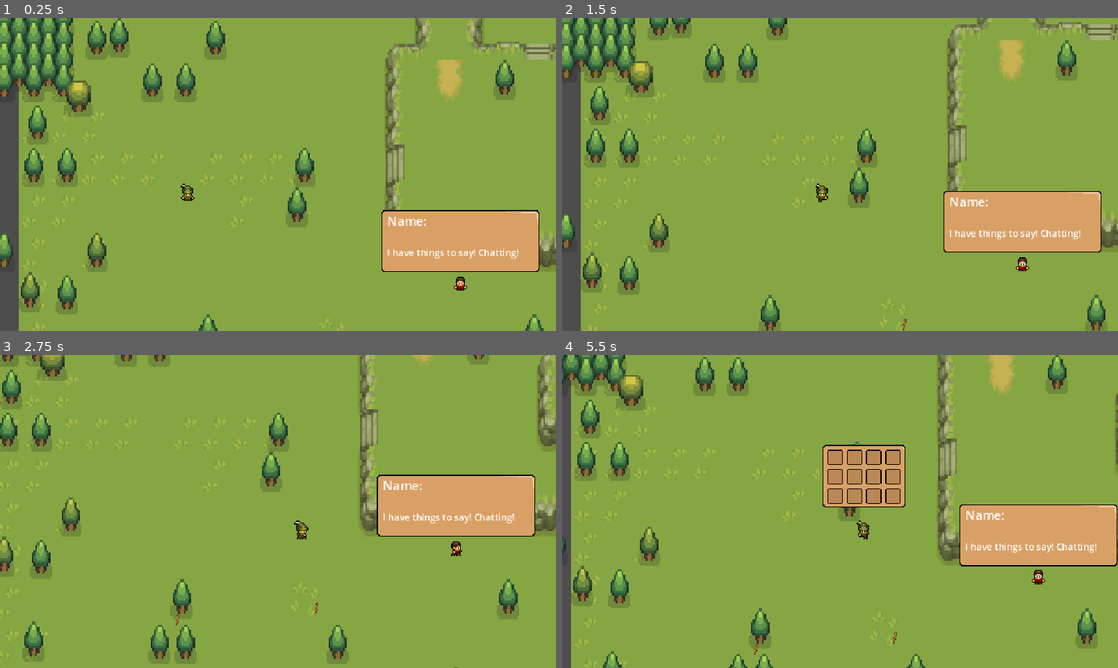
Above: before the commit, frames 1-4 (two rows, left to right).
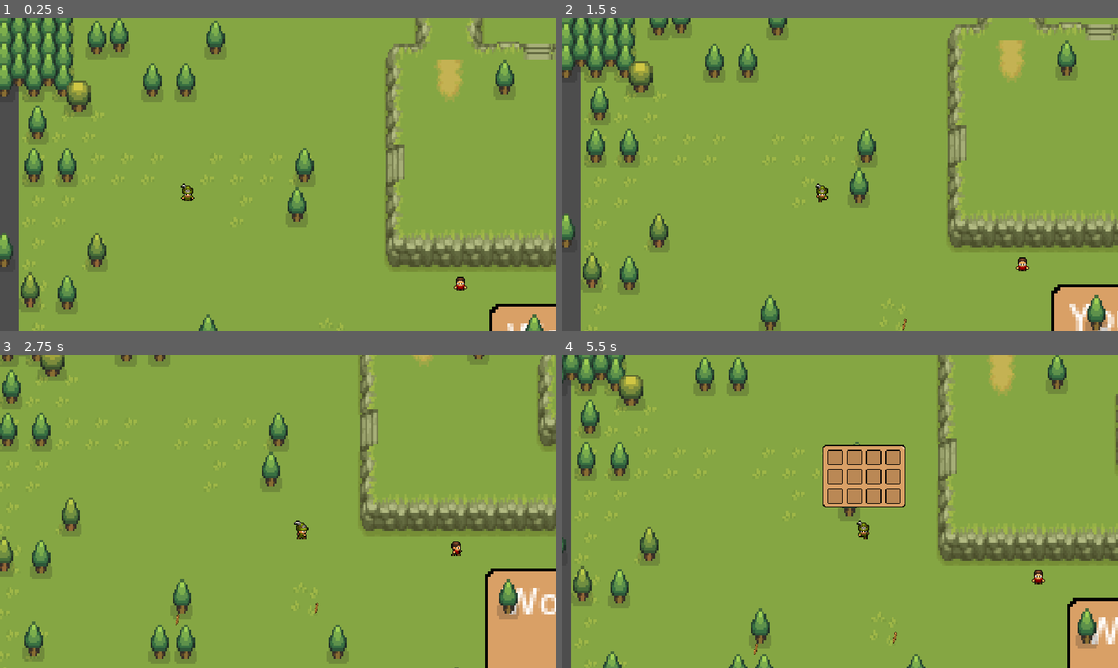
Above: after the commit, the same moments.

Repository: maryBauman/Survive
Game: Godot game, scene res://scenes/places/world.tscn
Same seed, same stepped clock (60 frames per second), same inputs: the game is played once before the commit and once after it.
Inputs:
- Up to frame 1 (0.25 s): no input
- Up to frame 2 (1.5 s): tap Enter (ui_accept) at 0.5, 0.77, 1.07 s; hold D (right) 0.53-1.28 s; tap E (e) at 0.6 s; tap I (i) at 0.8, 1.35 s; hold S (down) from 1.28 s (still down)
- Up to frame 3 (2.75 s): tap Enter (ui_accept) at 1.52, 1.55, 1.82 s; release S (down) at 2.03 s; hold D (right) from 2.03 s (still down); hold Enter (ui_accept) from 2.03 s (still down); tap E (e) at 2.3 s
- Up to frame 4 (5.5 s): release D (right) at 2.78 s; release Enter (ui_accept) at 2.78 s; hold W (up) 2.78-3.53 s; tap C (chat) at 2.85 s; tap Enter (ui_accept) at 3.02, 3.32, 4.52, 4.82, 5 s; tap I (i) at 3.05, 4.35, 5.3 s; hold Enter (ui_accept) 3.53-4.28 s; hold A (left) 3.53-5.03 s; tap E (e) at 3.6, 4.55, 5.1 s; hold S (down) from 5.03 s (still down)

The runs differ from the first frame. In frame 1, 6.5% of the frame differs, in the area x 68-100%, y 61-100%; in frame 2, 7.1%; in frame 3, 9.4%, in the area x 67-100%, y 38-100%; in frame 4, 7.4%.

Commit message:
dialogue

Diff:
--- a/dialogue/dialogue_ui.gd
+++ b/dialogue/dialogue_ui.gd
@@ -18,5 +18,15 @@
 	var content = JSON.parse_string(file.get_as_text())
 	return content
 
+func _input(event):
+	if event.is_action_pressed("ui_accept"):
+		nextScript()
+
 func nextScript():
 	curDialogueId += 1
+	if curDialogueId >= len(dialogue):
+		#end the dialogue here and give control back to npc
+		return
+
+	$DialogueBackground/Name.text = dialogue[curDialogueId]['name']
+	$DialogueBackground/Text.text = dialogue[curDialogueId]['text']
--- a/dialogue/dialogue_ui.tscn
+++ b/dialogue/dialogue_ui.tscn
@@ -10,19 +10,20 @@
 offset_bottom = 40.0
 script = ExtResource("1_4xyb3")
 
-[node name="dialogueBackground" type="NinePatchRect" parent="."]
+[node name="DialogueBackground" type="NinePatchRect" parent="."]
 layout_mode = 0
-offset_left = -82.0
-offset_top = -76.0
-offset_right = 82.0
-offset_bottom = -12.0
+offset_left = 30.0
+offset_top = 21.0
+offset_right = 194.0
+offset_bottom = 85.0
+scale = Vector2(3, 3)
 texture = ExtResource("2_sl7al")
 patch_margin_left = 3
 patch_margin_top = 3
 patch_margin_right = 3
 patch_margin_bottom = 3
 
-[node name="Name" type="RichTextLabel" parent="dialogueBackground"]
+[node name="Name" type="RichTextLabel" parent="DialogueBackground"]
 layout_mode = 0
 offset_left = 6.0
 offset_top = 2.0
@@ -31,11 +32,10 @@
 scale = Vector2(0.8, 0.8)
 text = "Name:"
 
-[node name="Text" type="RichTextLabel" parent="dialogueBackground"]
+[node name="Text" type="RichTextLabel" parent="DialogueBackground"]
 layout_mode = 0
 offset_left = 6.0
 offset_top = 37.0
 offset_right = 263.0
 offset_bottom = 62.0
 scale = Vector2(0.6, 0.6)
-text = "I have things to say! Chatting!"
--- a/dialogue/worker_dialogue.json
+++ b/dialogue/worker_dialogue.json
@@ -1,8 +1,8 @@
 [
-	{"name": "Worker", "text": "Hello!!! UwU"}
+	{"name": "Worker", "text": "Hello!!! UwU"},
 	{"name": "Worker", "text": "I have things to say!"},
-	{"name": "Worker", "text": "I'm choppin trees!!"}
-	{"name": "You", "text": "I like trees."}
-	{"name": "Worker", "text": "Good because I'm choppin trees!!"}
+	{"name": "Worker", "text": "I'm choppin trees!!"},
+	{"name": "You", "text": "I like trees."},
+	{"name": "Worker", "text": "Good because I'm choppin trees!!"},
 	{"name": "Worker", "text": "Bye now!"}
 ]
--- a/scenes/npc.tscn
+++ b/scenes/npc.tscn
@@ -2,7 +2,7 @@
 
 [ext_resource type="Script" path="res://scenes/npc.gd" id="1_obn75"]
 [ext_resource type="Texture2D" uid="uid://b5qden35uox2a" path="res://art/character/Human-Worker-Red.png" id="1_pforg"]
-[ext_resource type="PackedScene" uid="uid://dqbtt0oh1ltyb" path="res://dialogue_ui.tscn" id="3_gp0qr"]
+[ext_resource type="PackedScene" uid="uid://dqbtt0oh1ltyb" path="res://dialogue/dialogue_ui.tscn" id="3_gp0qr"]
 
 [sub_resource type="AtlasTexture" id="AtlasTexture_agqoi"]
 atlas = ExtResource("1_pforg")
